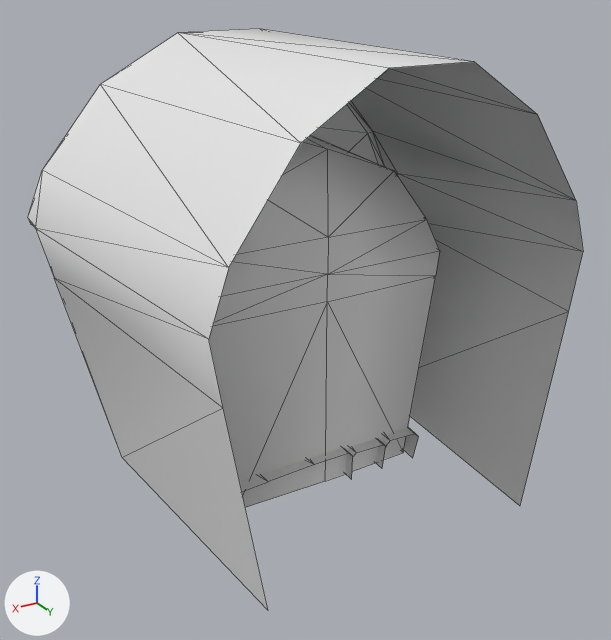
Before and after pictures for a commit that changed the OBJ model Assets/DreampostOffice/DreamPostOffice.obj.
Both versions are drawn from a 50 mm camera at (4.27, 5.23, 2.53) aimed at (0.03, -1.84, -1.0). The lights are fixed; the arrows at lower left show +X, +Y and +Z. Mesh edges are drawn as thin lines. Where no turn or scale is listed for an object, it has been applied to the vertices.

Objects in the first picture: 'QBlock.001_ToolMesh.014'.
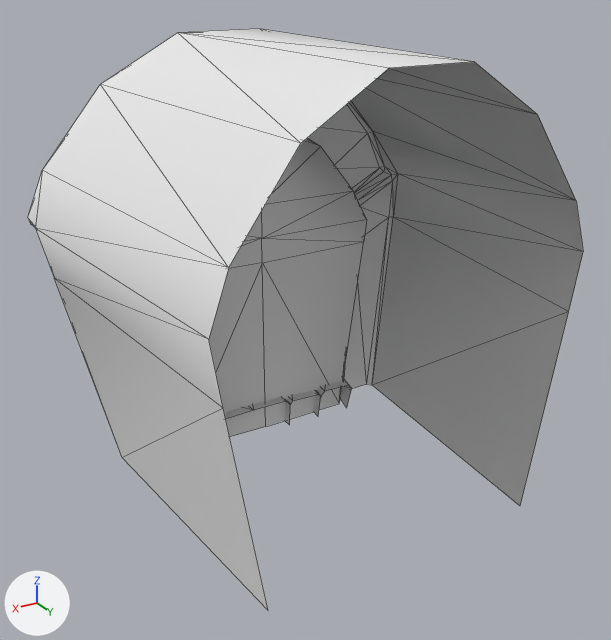
What differs and where, as boxes [x1, y1, x2, y2] in the pictures (611 x 640 px; the box of a moved part takes in the faces that stretch with it):
part 1 of me_qblock_001_toolmesh_014, moved or reshaped
    before: [209, 135, 440, 507]
    after: [209, 138, 367, 437]

Patch to the scene script:
```diff
--- a/Assets/DreampostOffice/DreamPostOffice.obj.py
+++ b/Assets/DreampostOffice/DreamPostOffice.obj.py
@@ mat_questhub @@
+mat_questhub = principled_material('QuestHub')
+mat_questhub.base_color = (0.8, 0.8, 0.8)  # white #e7e7e7
+mat_questhub.roughness = 1.0
@@ me_qblock_001_toolmesh_014 @@
 me_qblock_001_toolmesh_014.from_pydata(...)  # 145 vertices, 225 faces; spans x -2.32..2.32, y -4.13..0.0, z -2.8..1.78
 # used by ob_qblock_001_toolmesh_014; location = (0.0, 0.0, 0.0)
+# me_qblock_001_toolmesh_014 part 1: all 33 vertices in x -1.45..1.45, y -1.48..-1.33, z -2.8..0.87 are moved by (0.0, -1.38, 0.0)
+me_qblock_001_toolmesh_014.materials.append(mat_questhub)  # white #e7e7e7
```
